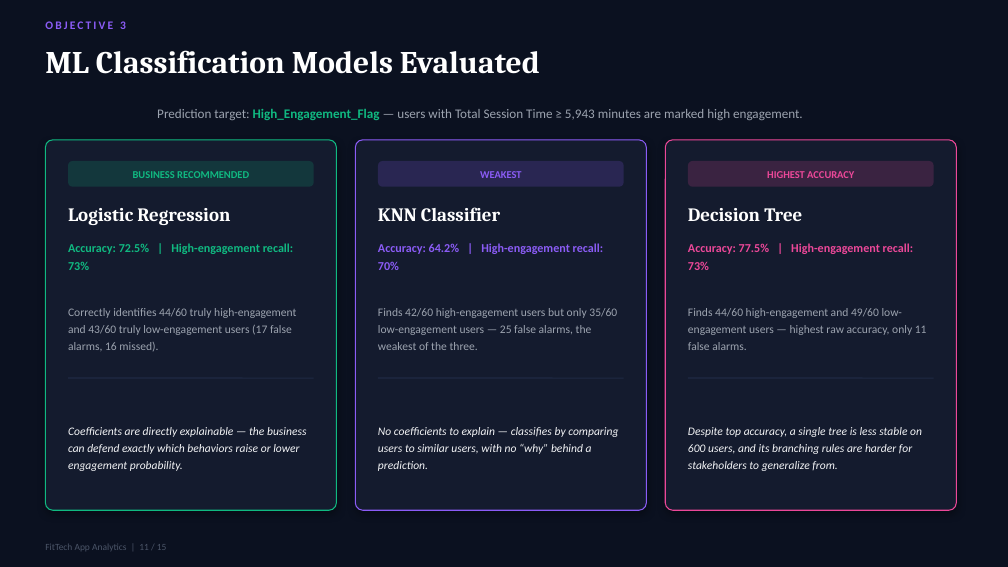
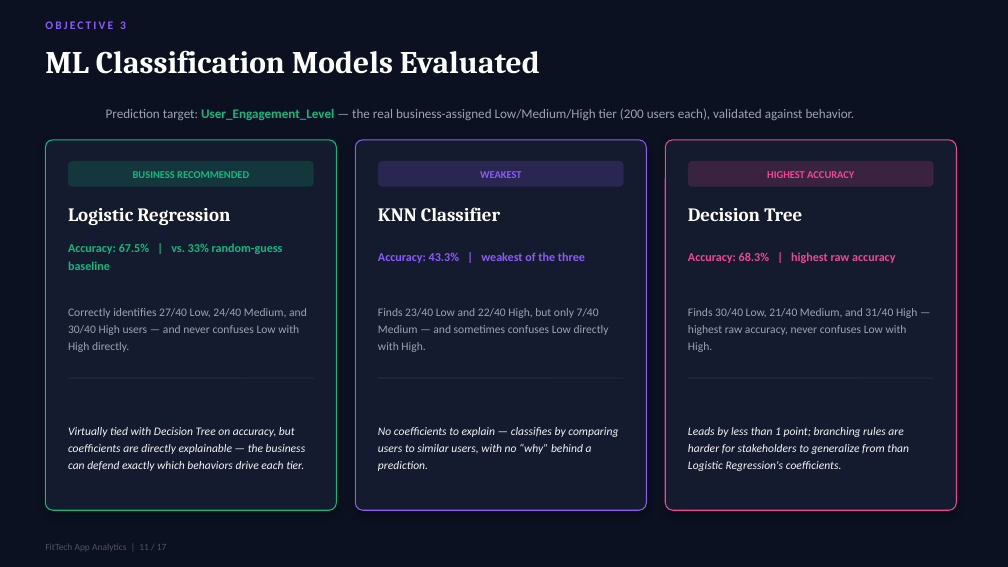
Before and after one commit to PrimePhantomSentinal/Fitness-app-Data-Science-Capstone-Project, a slide deck: slide 11 of Presentation/FitTech_Capstone_Presentation.pptx. Drawn at 1008x567 pixels with LibreOffice and Linux fonts; fonts in the diff are those of the drawing. Boxes give left, top, right and bottom in pixels: in the first picture for what was removed or moved away, otherwise in the second. Text is boxed around its words. In the diff, an @@ line names an element or a change of style, - is before the commit and + after.

Commit message:
Rework engagement classification target, clustering validation, and presentation deck
- main.ipynb: stop dropping User_Engagement_Level (now a real, validated
  Low/Medium/High business label instead of a constant placeholder), add
  it to EDA, and validate the independently-derived Engagement_Score
  against it. Swap the classification target from an artificial median
  split (High_Engagement_Flag) to this real label, updating the
  confusion matrix, classification report, and feature-importance
  handling for the resulting 3-class problem. Remove K-Means clustering
  from the notebook (kept standalone).
- kmeans_clustering_model.ipynb: fix the stale "3 clusters" narrative to
  match the code's k=2, justify k=2 with a full 4-metric evaluation
  (silhouette, Davies-Bouldin, Calinski-Harabasz, WSS), and validate the
  resulting clusters against the real User_Engagement_Level label
  (finding they track purchase behavior, not overall engagement).
- Presentation: correct several inaccuracies (fabricated region/
  subscription chart data, wrong-signed ML driver coefficients, broken
  funnel labels, missing badge CSS), add Linear Regression and K-Means
  Clustering slides with real actual-vs-predicted and cluster-scatter
  charts, add a third trend line (Completion Rate) and t-test sample
  sizes, and increase font sizes across the HTML deck for readability.
- Add FitTech_Project_Explained_Beginner_Guide.ipynb and
  presentation_prep_guide.md.
- Remove Datasets .zip (redundant archive) and app/model-finding.ipynb
  (unrelated scratch code referencing a different dataset).

```diff
--- a/Presentation/FitTech_Capstone_Presentation.pptx
+++ b/Presentation/FitTech_Capstone_Presentation.pptx
@@ text at bbox=[106, 108, 855, 120]: text changed @@
-Prediction target: High_Engagement_Flag — users with Total Session Time ≥ 5,943 minutes are marked high engagement.
+Prediction target: User_Engagement_Level — the real business-assigned Low/Medium/High tier (200 users each), validated against behavior.
@@ text at bbox=[68, 243, 283, 270]: text changed @@
-Accuracy: 72.5% | High-engagement recall: 73%
+Accuracy: 67.5% | vs. 33% random-guess baseline
@@ text at bbox=[378, 252, 585, 263]: text changed @@
-Accuracy: 64.2% | High-engagement recall: 70%
+Accuracy: 43.3% | weakest of the three
@@ text at bbox=[688, 252, 895, 263]: text changed @@
-Accuracy: 77.5% | High-engagement recall: 73%
+Accuracy: 68.3% | highest raw accuracy
@@ text at bbox=[68, 308, 307, 352]: text changed @@
-Correctly identifies 44/60 truly high-engagement and 43/60 truly low-engagement users (17 false alarms, 16 missed).
+Correctly identifies 27/40 Low, 24/40 Medium, and 30/40 High users — and never confuses Low with High directly.
@@ text at bbox=[378, 308, 609, 352]: text changed @@
-Finds 42/60 high-engagement users but only 35/60 low-engagement users — 25 false alarms, the weakest of the three.
+Finds 23/40 Low and 22/40 High, but only 7/40 Medium — and sometimes confuses Low directly with High.
@@ text at bbox=[688, 308, 917, 352]: text changed @@
-Finds 44/60 high-engagement and 49/60 low-engagement users — highest raw accuracy, only 11 false alarms.
+Finds 30/40 Low, 21/40 Medium, and 31/40 High — highest raw accuracy, never confuses Low with High.
@@ text at bbox=[68, 427, 305, 471]: text changed @@
-Coefficients are directly explainable — the business can defend exactly which behaviors raise or lower engagement probability.
+Virtually tied with Decision Tree on accuracy, but coefficients are directly explainable — the business can defend exactly which behaviors drive each tier.
@@ text at bbox=[688, 427, 909, 471]: text changed @@
-Despite top accuracy, a single tree is less stable on 600 users, and its branching rules are harder for stakeholders to generalize from.
+Leads by less than 1 point; branching rules are harder for stakeholders to generalize from than Logistic Regression's coefficients.
```
Also in this commit, not shown: 13 other slides changed, 2 slides added, 7 other files.
